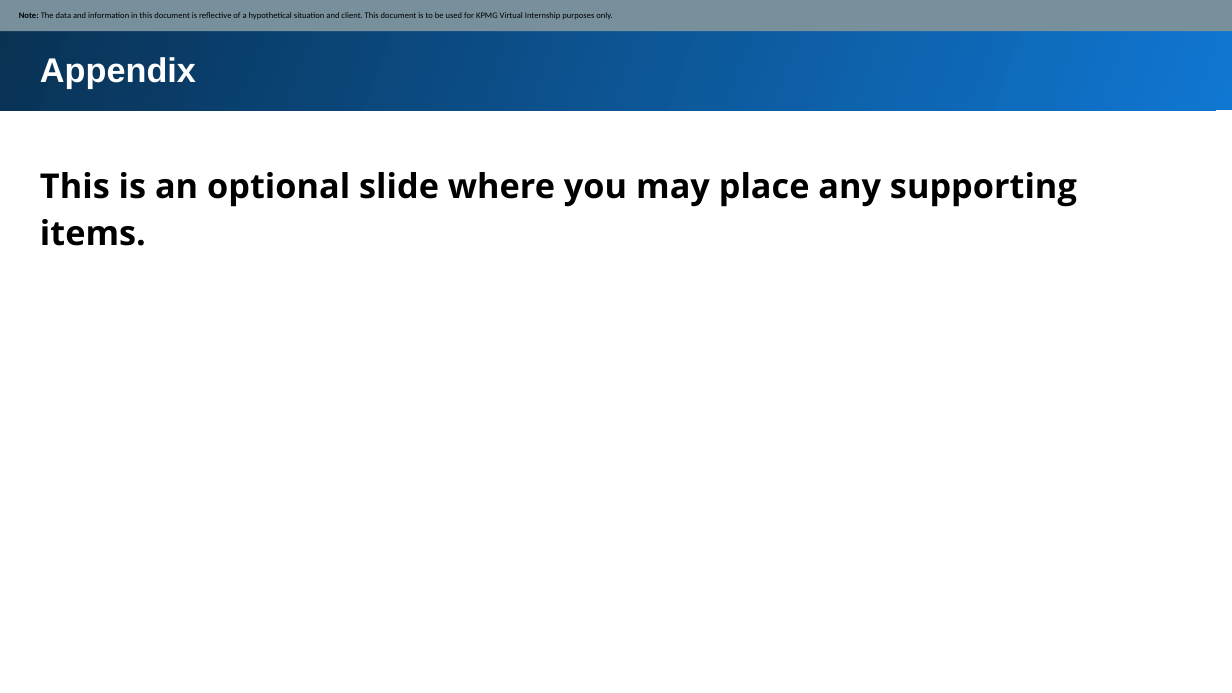
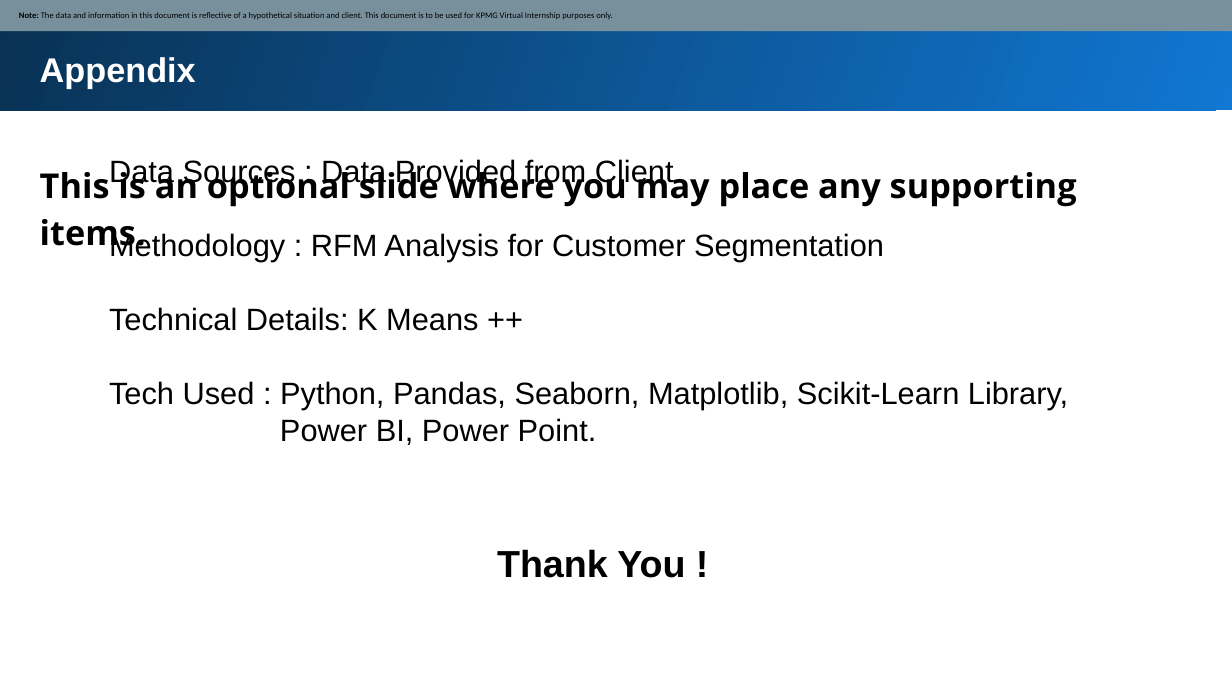
Before and after one commit to omkarpawar1430/KPMG-Virtual-Internship, a slide deck: slide 14 of Module 2/Module_2_Template_slide.pptx (slide 8 before the commit). Drawn at 1232x693 pixels with LibreOffice and Linux fonts; fonts in the diff are those of the drawing. Boxes give left, top, right and bottom in pixels: in the first picture for what was removed or moved away, otherwise in the second. Text is boxed around its words. In the diff, an @@ line names an element or a change of style, - is before the commit and + after.

```diff
--- a/Module 2/Module_2_Template_slide.pptx
+++ b/Module 2/Module_2_Template_slide.pptx
@@ text "This is an optional slide ..." rewrapped from [40, 172, 1077, 246] to [40, 166, 1077, 255] @@
@@ text added at [109, 159, 1068, 445], 18 pt, text #000000 @@
+Data Sources : Data Provided from Client
+Methodology : RFM Analysis for Customer Segmentation
+Technical Details: K Means ++
+Tech Used : Python, Pandas, Seaborn, Matplotlib, Scikit-Learn Library,
+Power BI, Power Point.
@@ text added at [497, 549, 685, 578], 22 pt, text #000000, bold @@
+Thank You !
```
Also in this commit, not shown: 5 other slides changed, 8 slides added, 2 slides removed, 5 other files.
